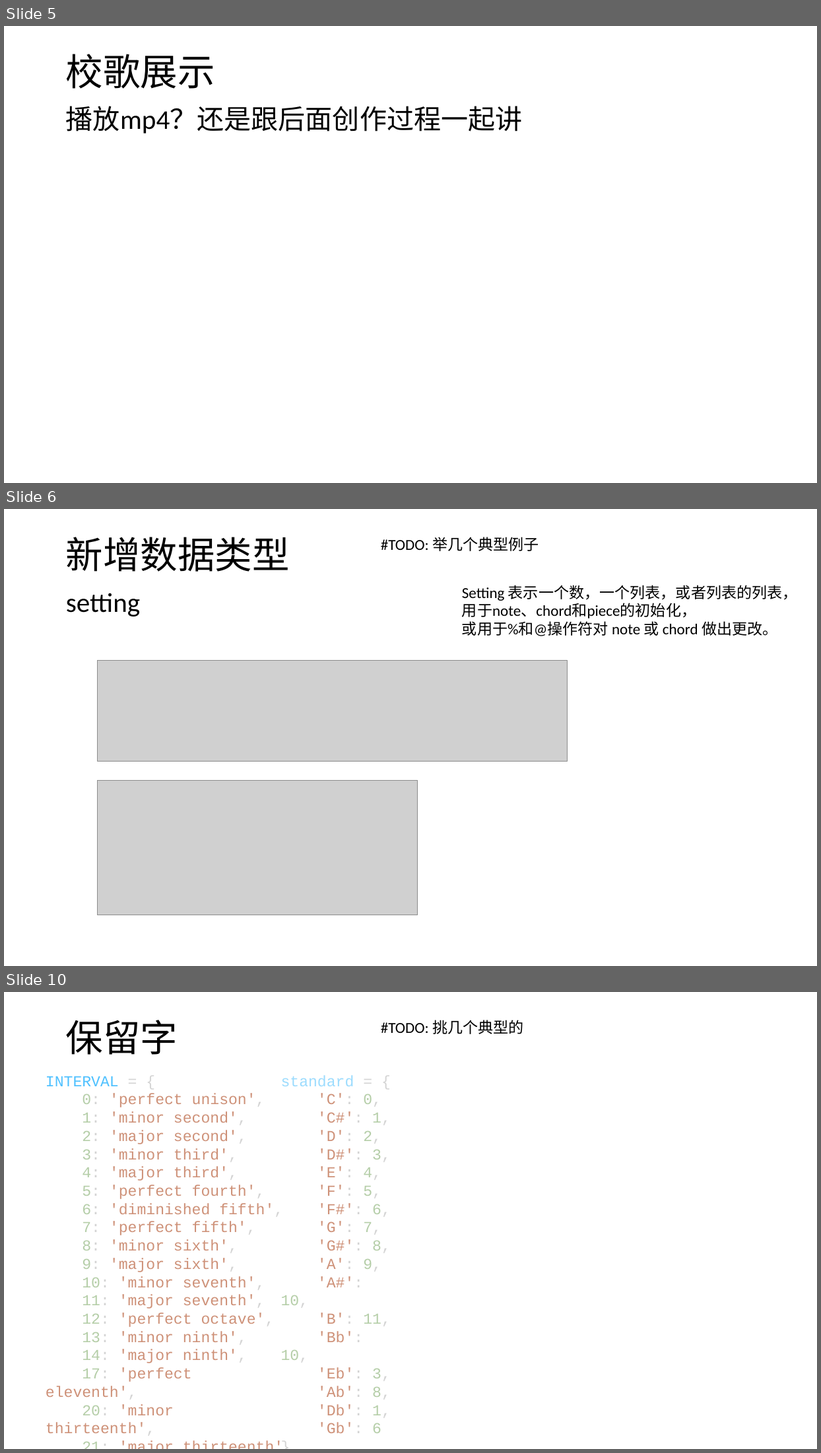
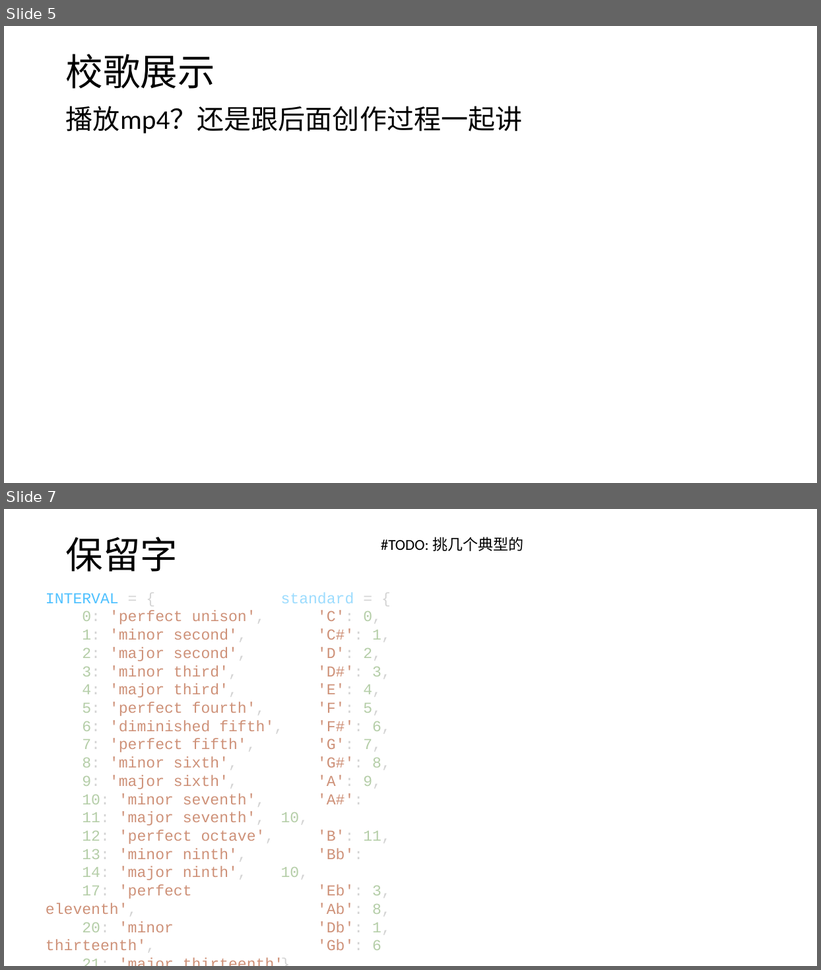
Before and after one commit to hyc2026/musicode, a slide deck: musicode展示.pptx. Shown one above the other, each under a label of ours: slides 5, 6 and 10 before the commit, slides 5 and 7 after it; the slides between them are not shown. The pictures are 821x1453 and 821x970 pixels, drawn with LibreOffice and Linux fonts; fonts in the diff are those of the drawing; grey boxes stand for pictures. Boxes give left, top, right and bottom in pixels: in the first picture for what was removed or moved away, otherwise in the second. Text is boxed around its words. In the diff, an @@ line names an element or a change of style, - is before the commit and + after.

```diff
--- a/musicode展示.pptx
+++ b/musicode展示.pptx
@@ slide 6 removed at bbox=[4, 509, 817, 966], background #FFFFFF @@
@@ text removed at bbox=[66, 537, 290, 572] @@
-新增数据类型
@@ text removed at bbox=[381, 537, 539, 551] @@
-#TODO: 举几个典型例子
@@ text removed at bbox=[462, 585, 798, 636] @@
-Setting 表示一个数，一个列表，或者列表的列表，
-用于note、chord和piece的初始化，
-或用于%和@操作符对 note 或 chord 做出更改。
@@ text removed at bbox=[66, 593, 140, 617] @@
-setting
@@ picture removed at bbox=[97, 661, 568, 762] @@
@@ picture removed at bbox=[97, 780, 418, 916] @@
@@ what was slide 10 is now slide 7 @@
```
Also in this commit, not shown: 1 slide changed, 4 slides added, 4 other slides removed.
